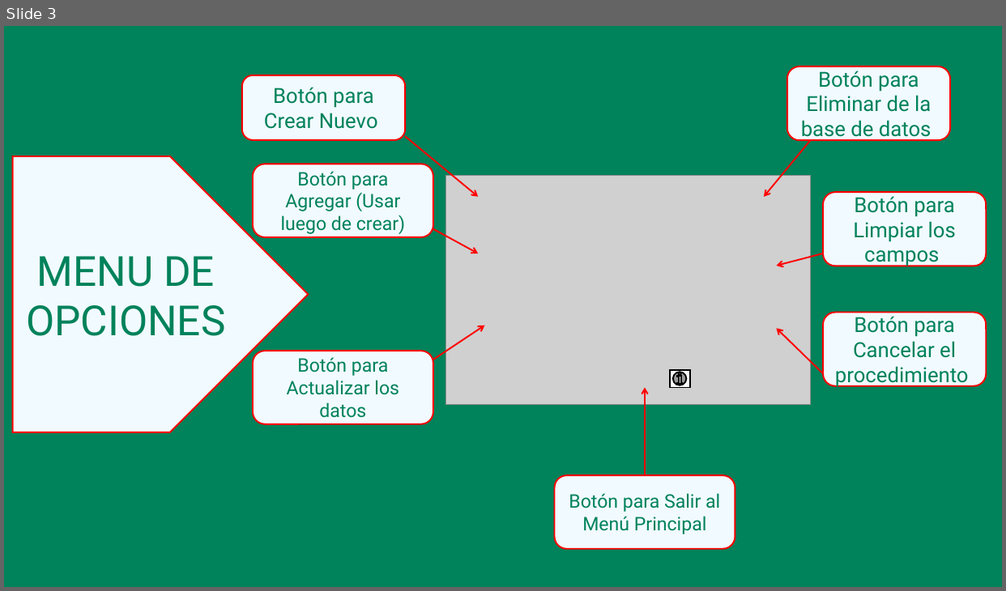
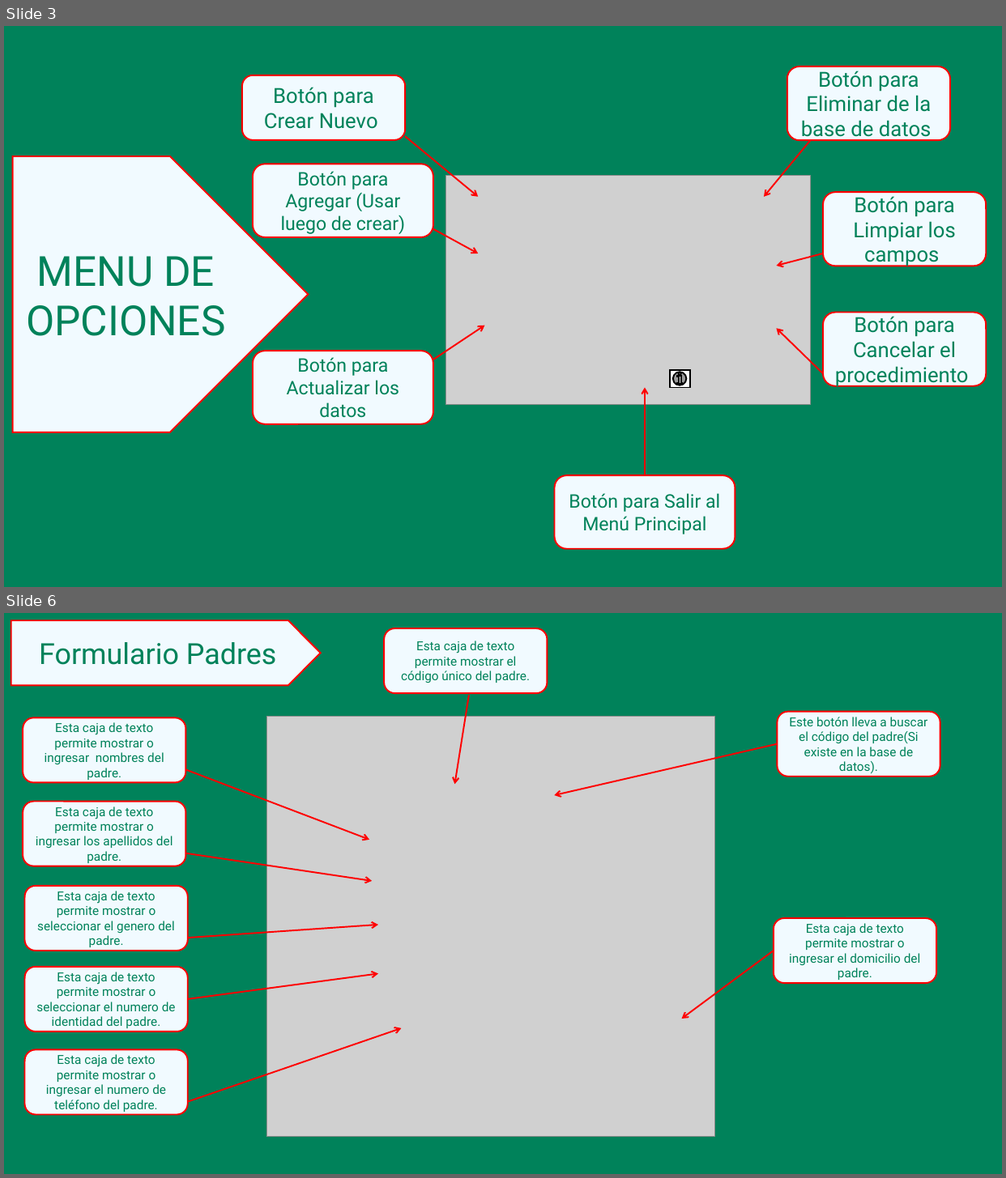
Before and after one commit to SamuelMedina07/ProyectoColegioSala1, a slide deck: ManualUsuario.pptx. Shown one above the other, each under a label of ours: slide 3 before the commit, slides 3 and 6 after it; the slides between them are not shown. The pictures are 1006x591 and 1006x1178 pixels, drawn with LibreOffice and Linux fonts; fonts in the diff are those of the drawing; grey boxes stand for pictures. Boxes give left, top, right and bottom in pixels: in the first picture for what was removed or moved away, otherwise in the second. Text is boxed around its words. In the diff, an @@ line names an element or a change of style, - is before the commit and + after.

```diff
--- a/ManualUsuario.pptx
+++ b/ManualUsuario.pptx
@@ slide 6 added at bbox=[4, 613, 1002, 1174], background #00825A @@
@@ pentagon arrow added at bbox=[10, 620, 320, 686], fill #F1FAFF, outline #FF0000 1.5 pt, 28 pt, text #00825A @@
+Formulario Padres
@@ rounded rectangle added at bbox=[385, 628, 548, 694], fill #F1FAFF, outline #FF0000 1.5 pt, 12 pt, text #00825A @@
+Esta caja de texto permite mostrar el código único del padre.
@@ arrow added from (469, 696) to (454, 785), #FF0000 1.5 pt @@
@@ rounded rectangle added at bbox=[23, 717, 186, 783], fill #F1FAFF, outline #FF0000 1.5 pt, 12 pt, text #00825A @@
+Esta caja de texto permite mostrar o ingresar nombres del padre.
@@ picture added at bbox=[266, 717, 715, 1137] @@
@@ rounded rectangle added at bbox=[778, 712, 940, 777], fill #F1FAFF, outline #FF0000 1.5 pt, 12 pt, text #00825A @@
+Este botón lleva a buscar el código del padre(Si existe en la base de datos).
@@ arrow added from (778, 744) to (554, 796), #FF0000 1.5 pt @@
@@ arrow added from (186, 769) to (369, 840), #FF0000 1.5 pt @@
@@ rounded rectangle added at bbox=[23, 802, 186, 867], fill #F1FAFF, outline #FF0000 1.5 pt, 12 pt, text #00825A @@
+Esta caja de texto permite mostrar o ingresar los apellidos del padre.
@@ arrow added from (186, 854) to (372, 881), #FF0000 1.5 pt @@
@@ rounded rectangle added at bbox=[25, 886, 188, 952], fill #F1FAFF, outline #FF0000 1.5 pt, 12 pt, text #00825A @@
+Esta caja de texto permite mostrar o seleccionar el genero del padre.
@@ arrow added from (187, 938) to (378, 925), #FF0000 1.5 pt @@
@@ rounded rectangle added at bbox=[774, 918, 937, 983], fill #F1FAFF, outline #FF0000 1.5 pt, 12 pt, text #00825A @@
+Esta caja de texto permite mostrar o ingresar el domicilio del padre.
@@ arrow added from (774, 951) to (681, 1019), #FF0000 1.5 pt @@
@@ rounded rectangle added at bbox=[25, 967, 188, 1033], fill #F1FAFF, outline #FF0000 1.5 pt, 12 pt, text #00825A @@
+Esta caja de texto permite mostrar o seleccionar el numero de identidad del padre.
@@ arrow added from (187, 999) to (378, 973), #FF0000 1.5 pt @@
@@ arrow added from (187, 1102) to (402, 1029), #FF0000 1.5 pt @@
@@ rounded rectangle added at bbox=[25, 1050, 188, 1115], fill #F1FAFF, outline #FF0000 1.5 pt, 12 pt, text #00825A @@
+Esta caja de texto permite mostrar o ingresar el numero de teléfono del padre.
```
Also in this commit, not shown: 1 slide changed, 8 other slides added.
